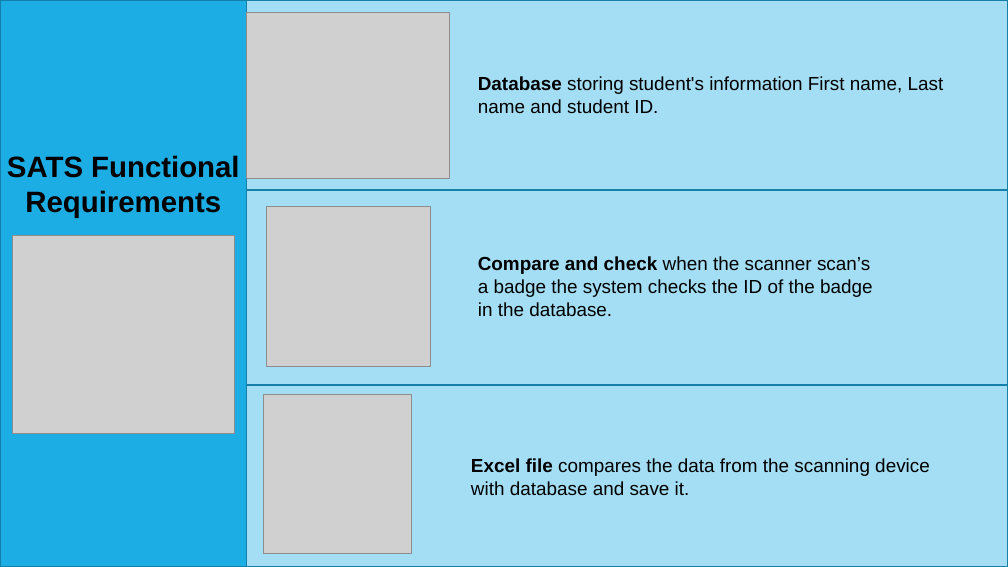
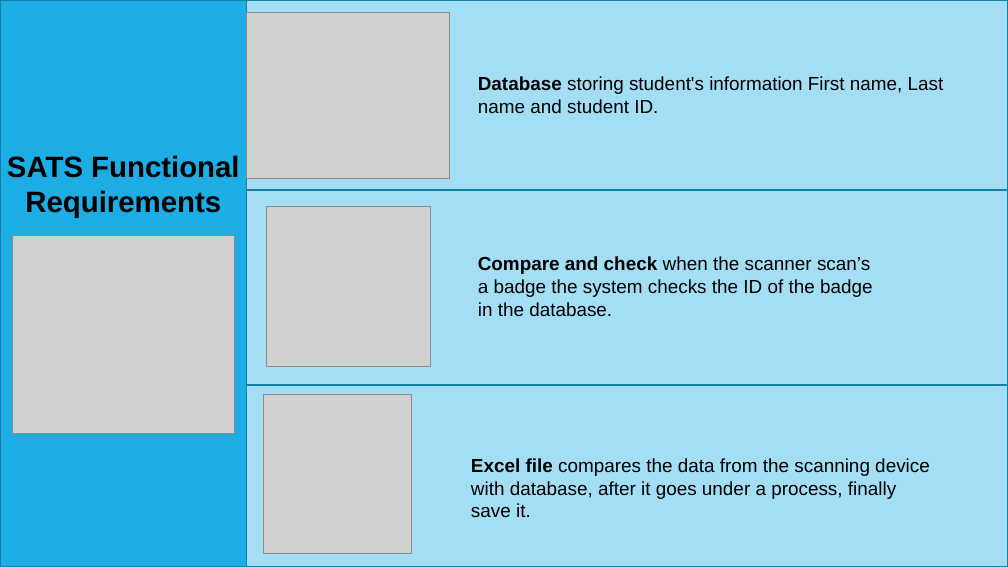
Before and after one commit to hashem-ali/SATS, a slide deck: slide 10 of ProjectPhases/Project-Phase-03-CS310-F-171.pptx. Drawn at 1008x567 pixels with LibreOffice and Linux fonts; fonts in the diff are those of the drawing; grey boxes stand for pictures. Boxes give left, top, right and bottom in pixels: in the first picture for what was removed or moved away, otherwise in the second. Text is boxed around its words. In the diff, an @@ line names an element or a change of style, - is before the commit and + after.

```diff
--- a/ProjectPhases/Project-Phase-03-CS310-F-171.pptx
+++ b/ProjectPhases/Project-Phase-03-CS310-F-171.pptx
@@ text at bbox=[471, 458, 930, 518]: text changed @@
-Excel file compares the data from the scanning device with database and save it.
+Excel file compares the data from the scanning device with database, after it goes under a process, finally save it.
```
Also in this commit, not shown: 4 other slides changed, 3 slides added, 1 slide removed.
